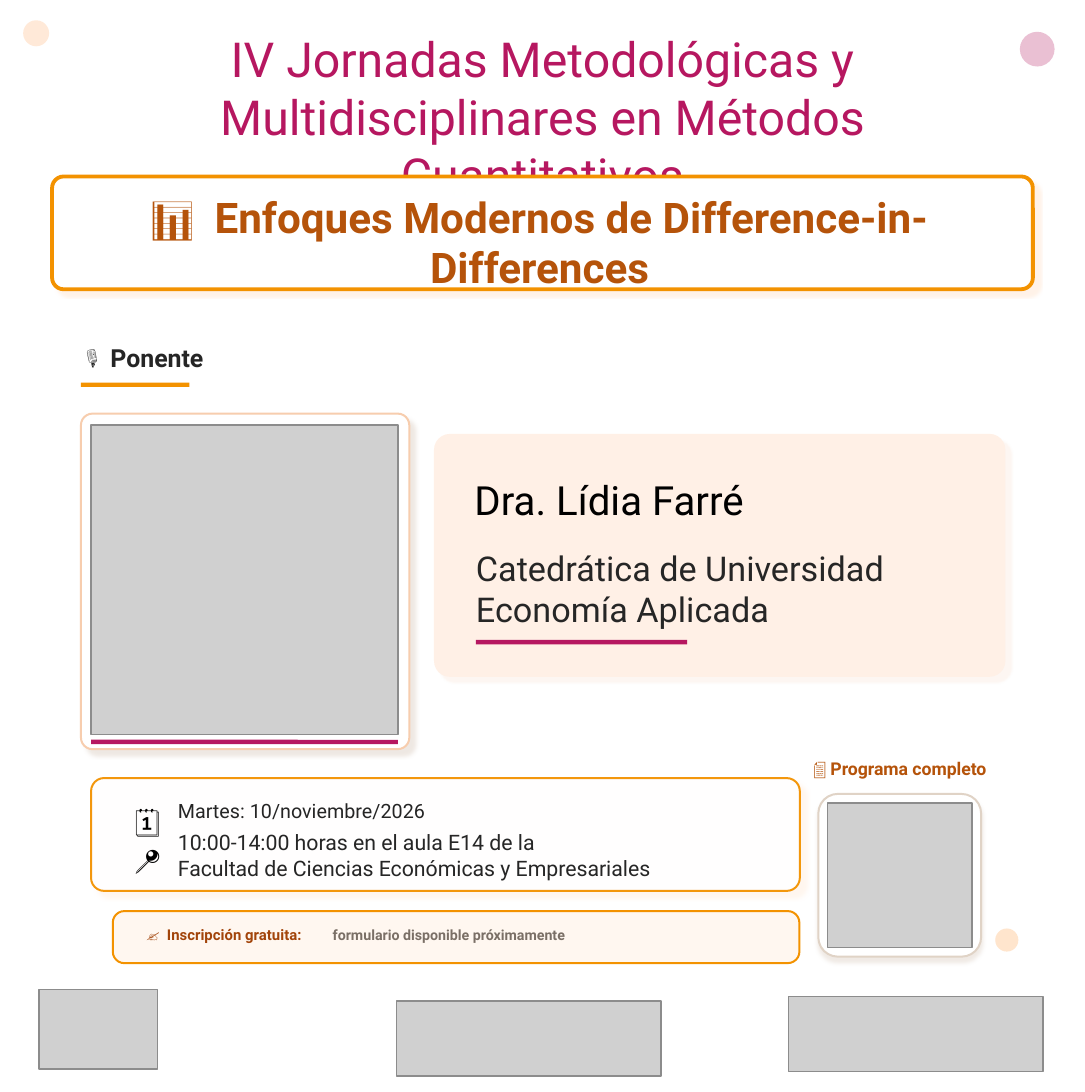
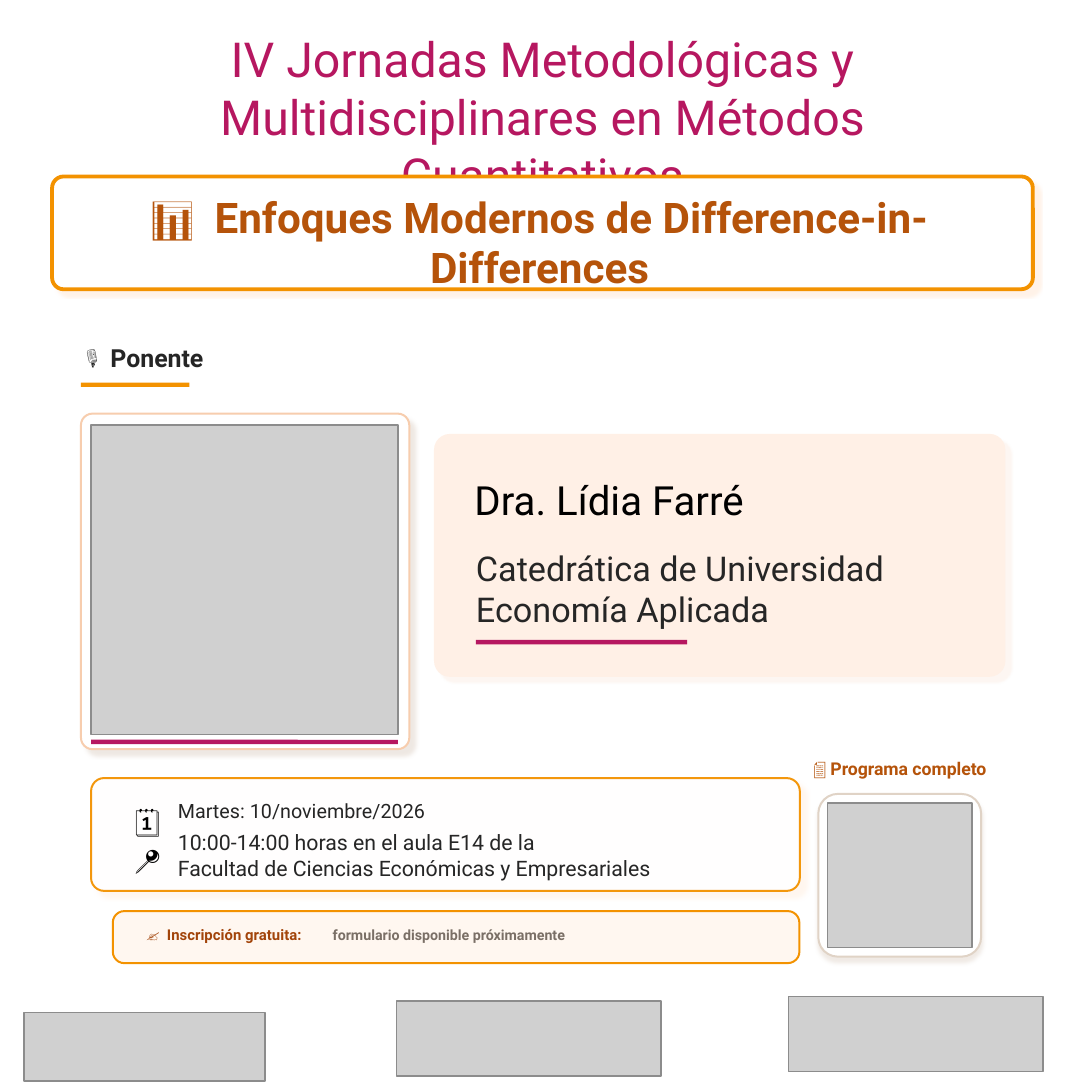
Before and after one commit to agaggero/DiD, a slide deck: slide 1 of flyer/IV_Jornadas_DiD_flyer.pptx. Drawn at 1085x1092 pixels with LibreOffice and Linux fonts; fonts in the diff are those of the drawing; grey boxes stand for pictures; background and template pictures are left out. Boxes give left, top, right and bottom in pixels: in the first picture for what was removed or moved away, otherwise in the second. Text is boxed around its words. In the diff, an @@ line names an element or a change of style, - is before the commit and + after.

```diff
--- a/flyer/IV_Jornadas_DiD_flyer.pptx
+++ b/flyer/IV_Jornadas_DiD_flyer.pptx
@@ ellipse removed at <box>23,20,49,46</box> @@
@@ ellipse removed at <box>1020,32,1055,67</box> @@
@@ ellipse removed at <box>995,929,1018,952</box> @@
@@ picture: place and size @@
-picture at <box>39,990,158,1069</box>
+picture at <box>25,1013,266,1081</box>
```
Also in this commit, not shown: 3 other files.
